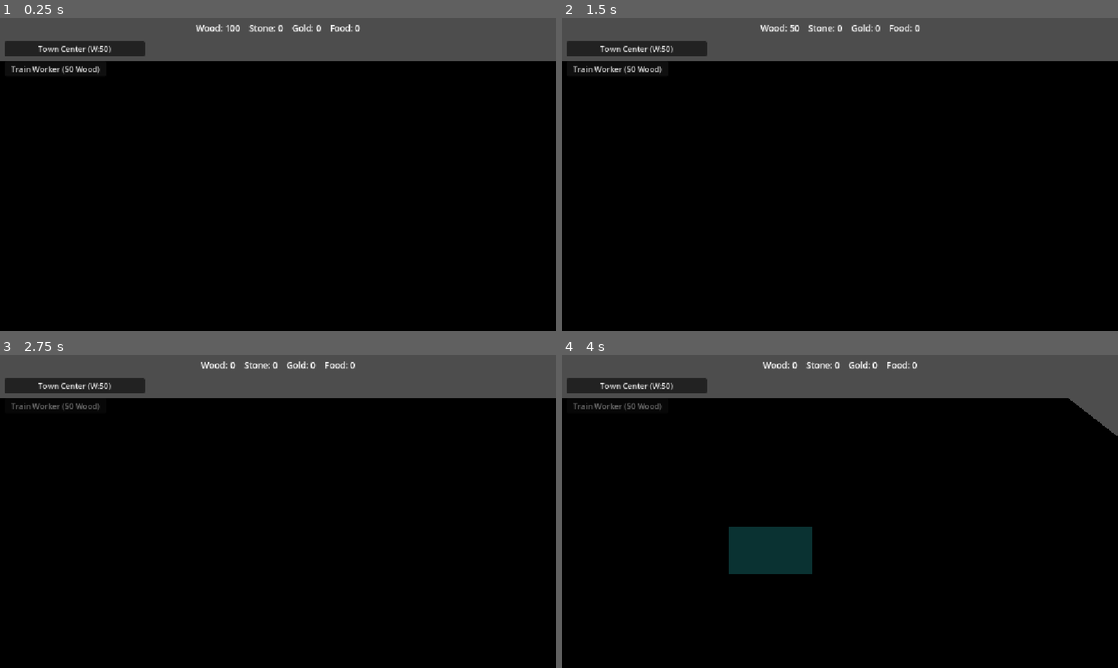
Above: before the commit, frames 1-4 (two rows, left to right).
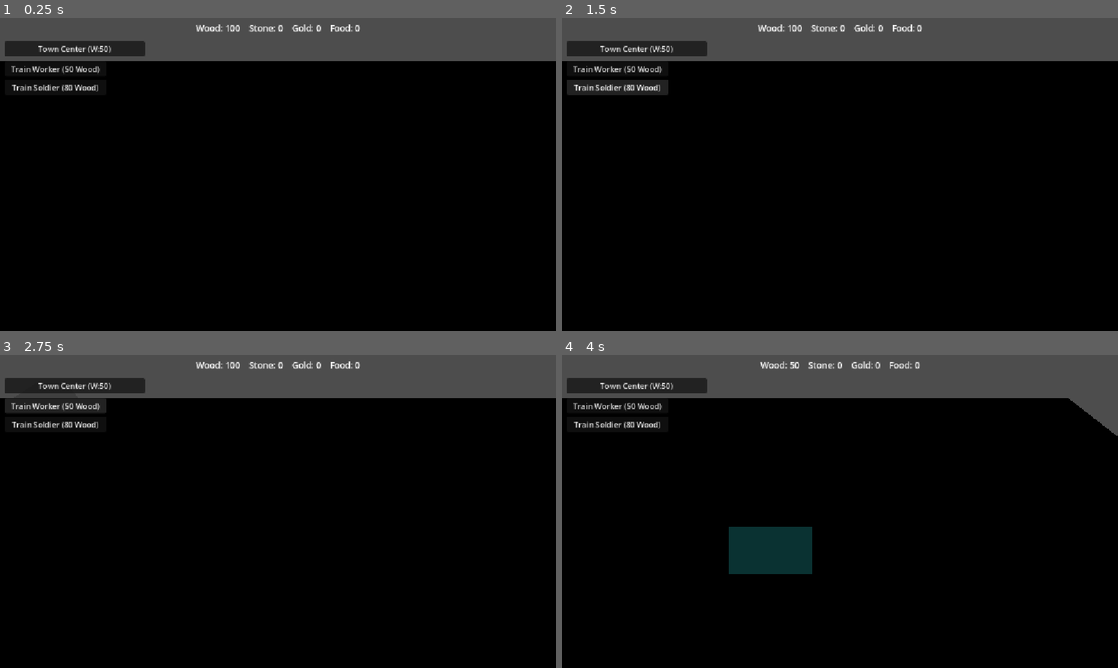
Above: after the commit, the same moments.

Repository: Ferrum-t/RTS-Game
Game: Godot game, scene res://Scenes/World/World.tscn
Two runs of this game, one before a commit and one after it. Both use one fixed random seed, a clock stepped at 60 frames per second and the inputs below.
Inputs (mouse positions are in pixels of both pictures, inside the frame that each line leads up to):
- Up to frame 1 (0.25 s): no input
- Up to frame 2 (1.5 s): click "Town Center (W:50)" at 0.5 s; click (617, 86) at 1.25 s, where only the run after the commit has a clickable "Train Soldier (80 Wood)"
- Up to frame 3 (2.75 s): click "Train Worker (50 Wood)" at 2 s
- Up to frame 4 (4 s): tap Enter at 2.75 s; move the mouse to (962, 495) at 2.77 s; hold D (move_right) 2.78-3.5 s; click (962, 495) at 2.92 s; drag from (728, 527) to (812, 574) at 3.52 s

The runs differ from the first frame. In frame 1, 0.2% of the frame differs, in the area x 2-18%, y 21-24%; in frame 2, 1.3%; in frame 3, 1.4%, in the area x 0-65%, y 2-24%; in frame 4, 0.8%.

Commit message:
Add Train Soldier button to UI

Diff:
--- a/Scenes/UI/ui.tscn
+++ b/Scenes/UI/ui.tscn
@@ -5,6 +5,7 @@
 [ext_resource type="PackedScene" path="res://Scenes/UI/BuildButton.tscn" id="3_c7mb3"]
 [ext_resource type="Script" path="res://Scripts/UI/ResourceUI.gd" id="4_resui"]
 [ext_resource type="Script" path="res://Scripts/UI/TrainWorkerButton.gd" id="5_train"]
+[ext_resource type="Script" path="res://Scripts/UI/TrainSoldierButton.gd" id="6_soldier"]
 
 [node name="UI" type="CanvasLayer"]
 
@@ -40,3 +41,11 @@
 offset_bottom = 120.0
 text = "Train Worker (50 Wood)"
 script = ExtResource("5_train")
+
+[node name="TrainSoldierButton" type="Button" parent="."]
+offset_left = 10.0
+offset_top = 128.0
+offset_right = 220.0
+offset_bottom = 158.0
+text = "Train Soldier (80 Wood)"
+script = ExtResource("6_soldier")
